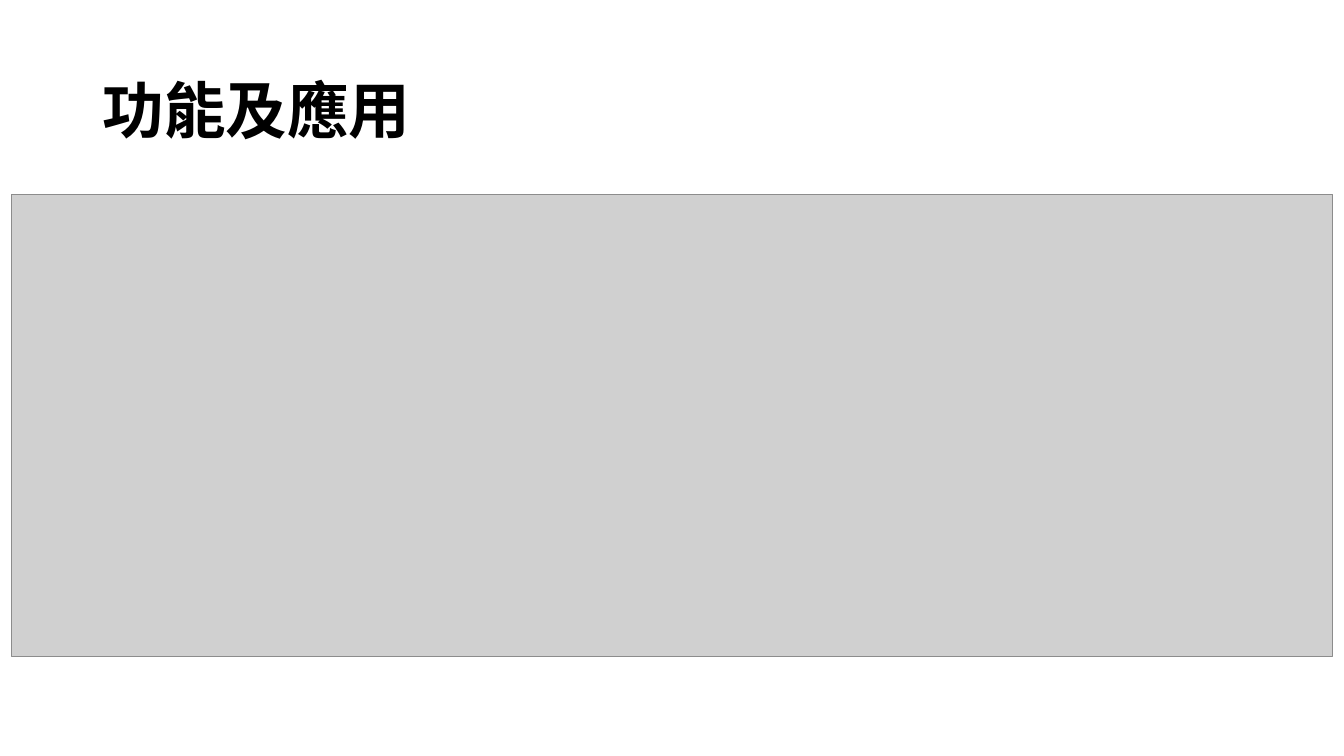
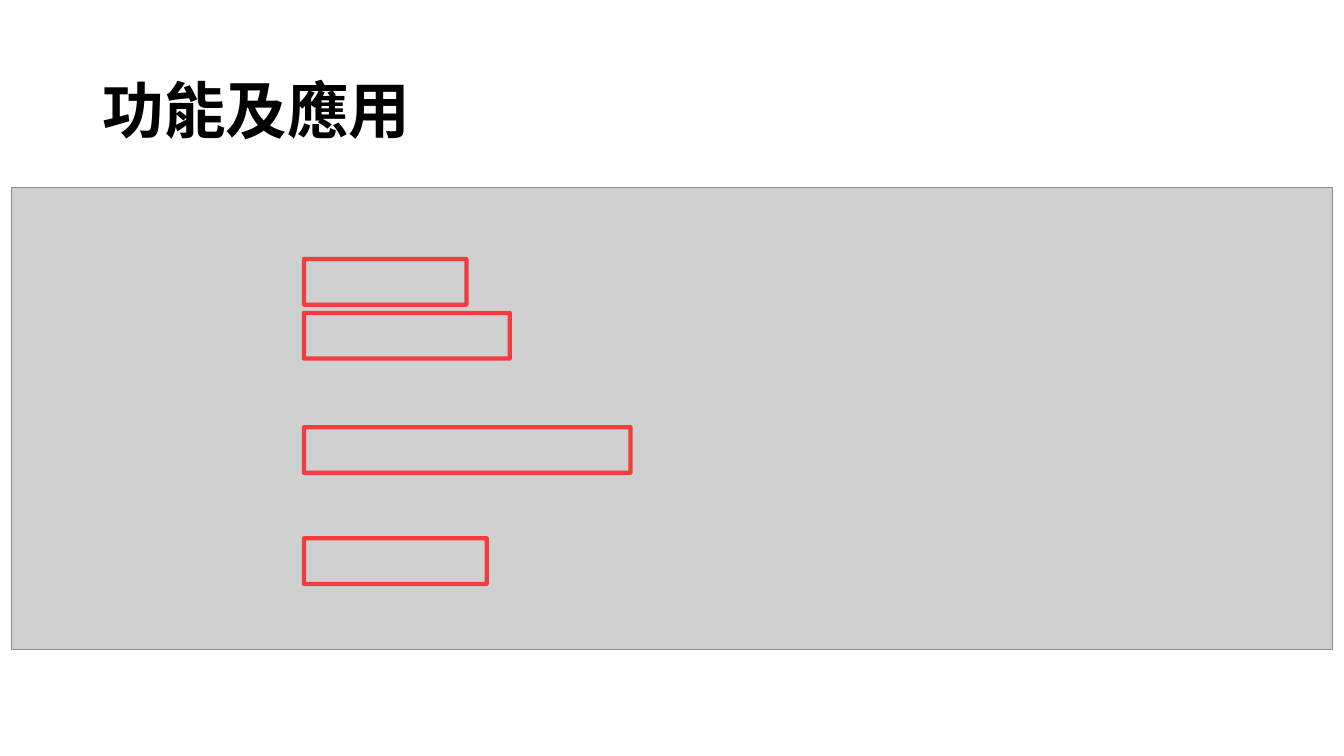
Before and after one commit to HowardYuuu/TunerWinForm, a slide deck: slide 2 of 1224報告_NAudio.pptx (slide 3 before the commit). Drawn at 1344x756 pixels with LibreOffice and Linux fonts; fonts in the diff are those of the drawing; grey boxes stand for pictures. Boxes give left, top, right and bottom in pixels: in the first picture for what was removed or moved away, otherwise in the second. Text is boxed around its words. In the diff, an @@ line names an element or a change of style, - is before the commit and + after.

```diff
--- a/1224報告_NAudio.pptx
+++ b/1224報告_NAudio.pptx
@@ picture: place and size @@
-picture at bbox=[11, 195, 1333, 656]
+picture at bbox=[11, 188, 1333, 649]
@@ rectangle added at bbox=[304, 259, 467, 304], outline #FF0000 3 pt @@
@@ rectangle added at bbox=[304, 313, 510, 358], outline #FF0000 3 pt @@
@@ rectangle added at bbox=[304, 427, 631, 473], outline #FF0000 3 pt @@
@@ rectangle added at bbox=[304, 538, 487, 584], outline #FF0000 3 pt @@
```
Also in this commit, not shown: 3 other slides changed, 4 slides added, 5 slides removed, 4 other files.
